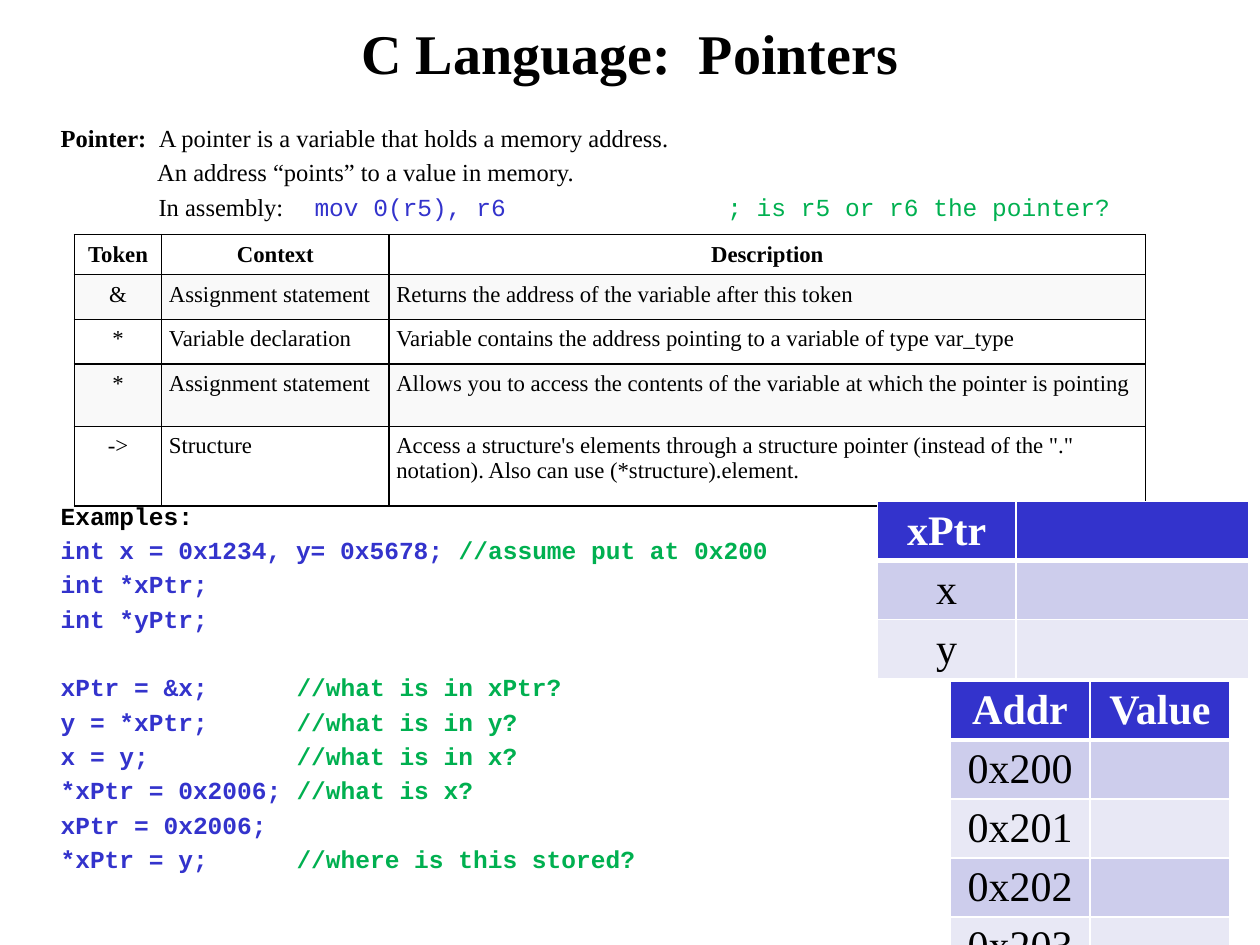
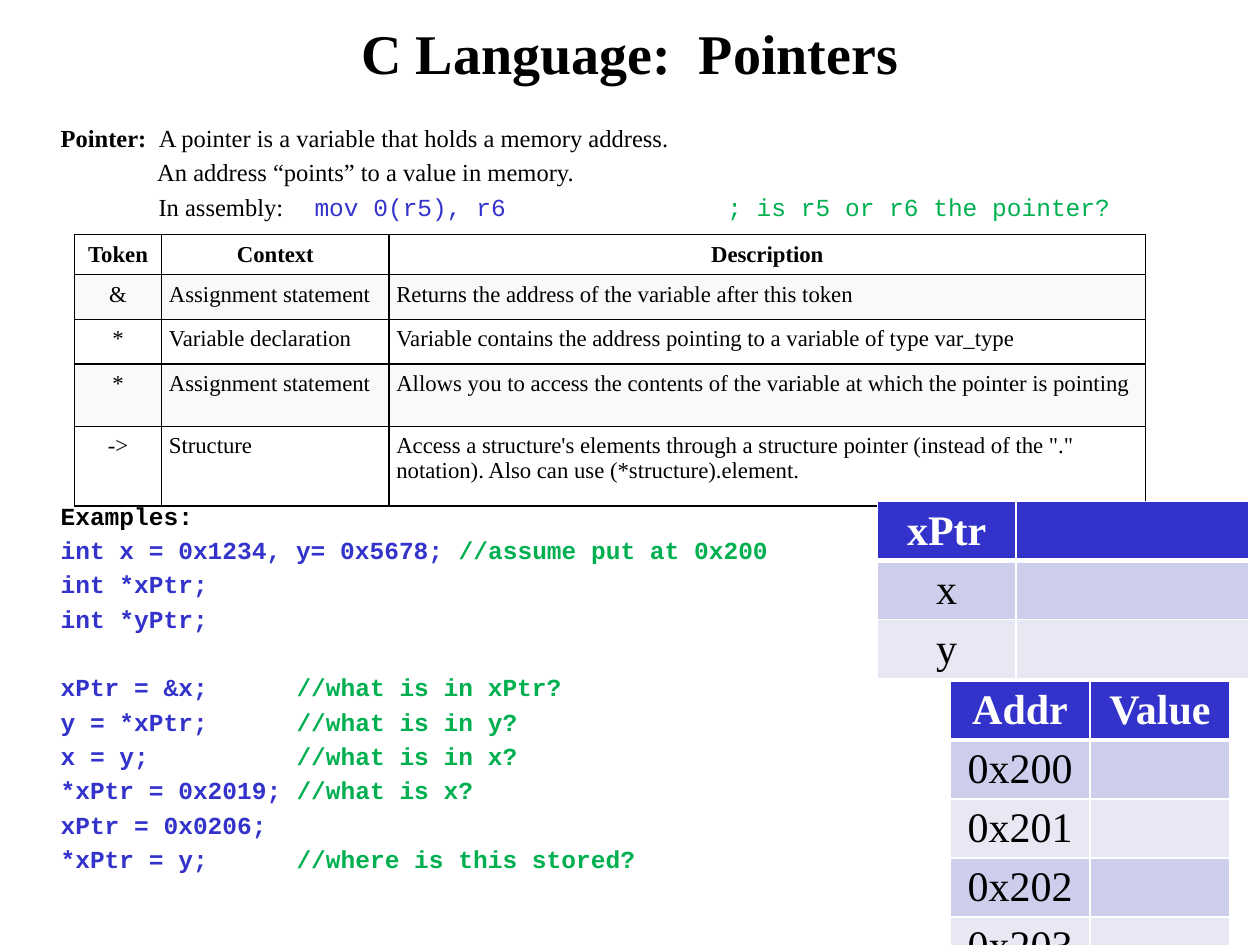
Before and after one commit to pw4rn3r/ECE382, a slide deck: slide 2 of notes/L21/Lsn21.pptx. Drawn at 1260x945 pixels with LibreOffice and Linux fonts; fonts in the diff are those of the drawing. Boxes give left, top, right and bottom in pixels: in the first picture for what was removed or moved away, otherwise in the second. Text is boxed around its words. In the diff, an @@ line names an element or a change of style, - is before the commit and + after.

```diff
--- a/notes/L21/Lsn21.pptx
+++ b/notes/L21/Lsn21.pptx
@@ text at [61,781,473,839]: text changed @@
-*xPtr = 0x2006; //what is x?
-xPtr = 0x2006;
+*xPtr = 0x2019; //what is x?
+xPtr = 0x0206;
```
Also in this commit, not shown: 2 other slides changed, 1 slide removed.
